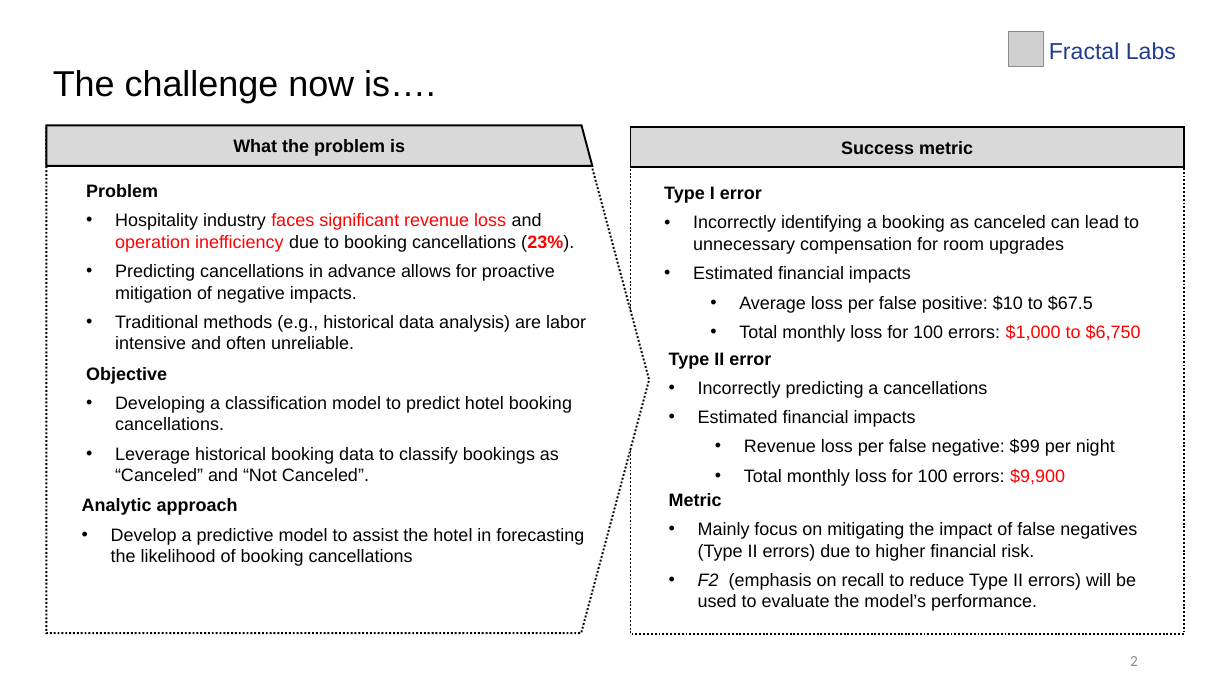
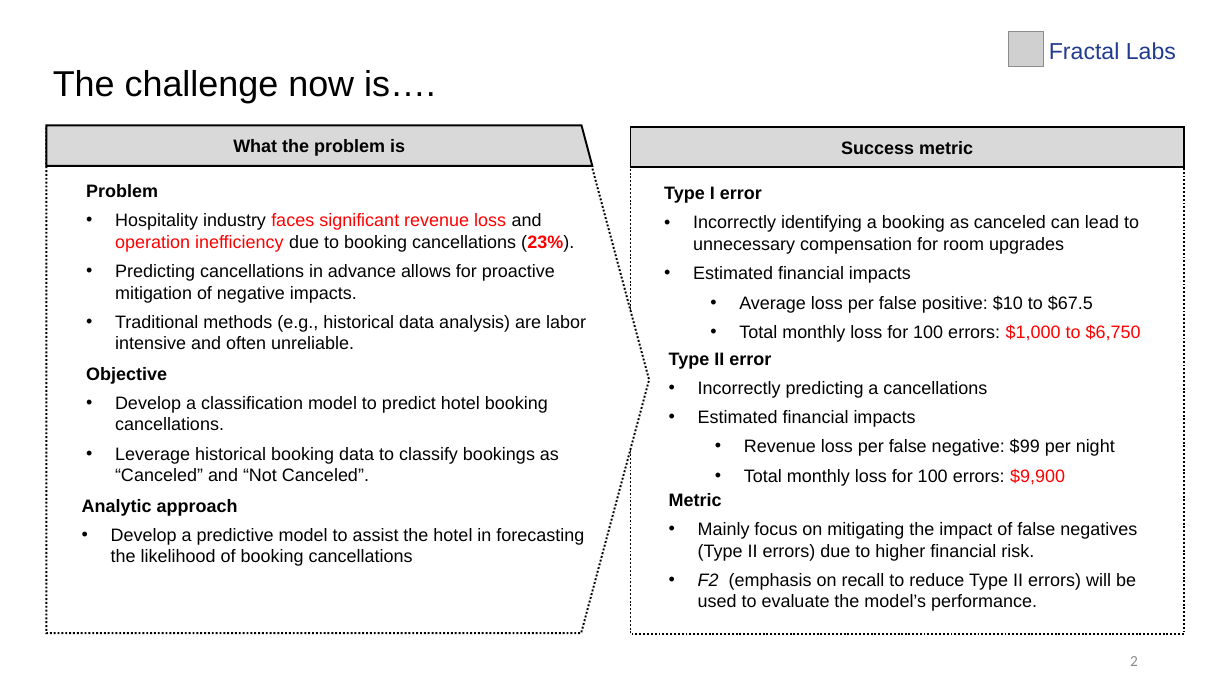
Before and after one commit to LingAdeu/hotel-booking-cancelation-prediction, a slide deck: slide 2 of docs/hotel-cancellation.pptx. Drawn at 1232x693 pixels with LibreOffice and Linux fonts; fonts in the diff are those of the drawing; grey boxes stand for pictures. Boxes give left, top, right and bottom in pixels: in the first picture for what was removed or moved away, otherwise in the second. Text is boxed around its words. In the diff, an @@ line names an element or a change of style, - is before the commit and + after.

```diff
--- a/docs/hotel-cancellation.pptx
+++ b/docs/hotel-cancellation.pptx
@@ text at [115, 396, 548, 430]: text changed @@
-• Developing a classification model to predict hotel booking cancellations.
+• Develop a classification model to predict hotel booking cancellations.
```
Also in this commit, not shown: 2 other files.
